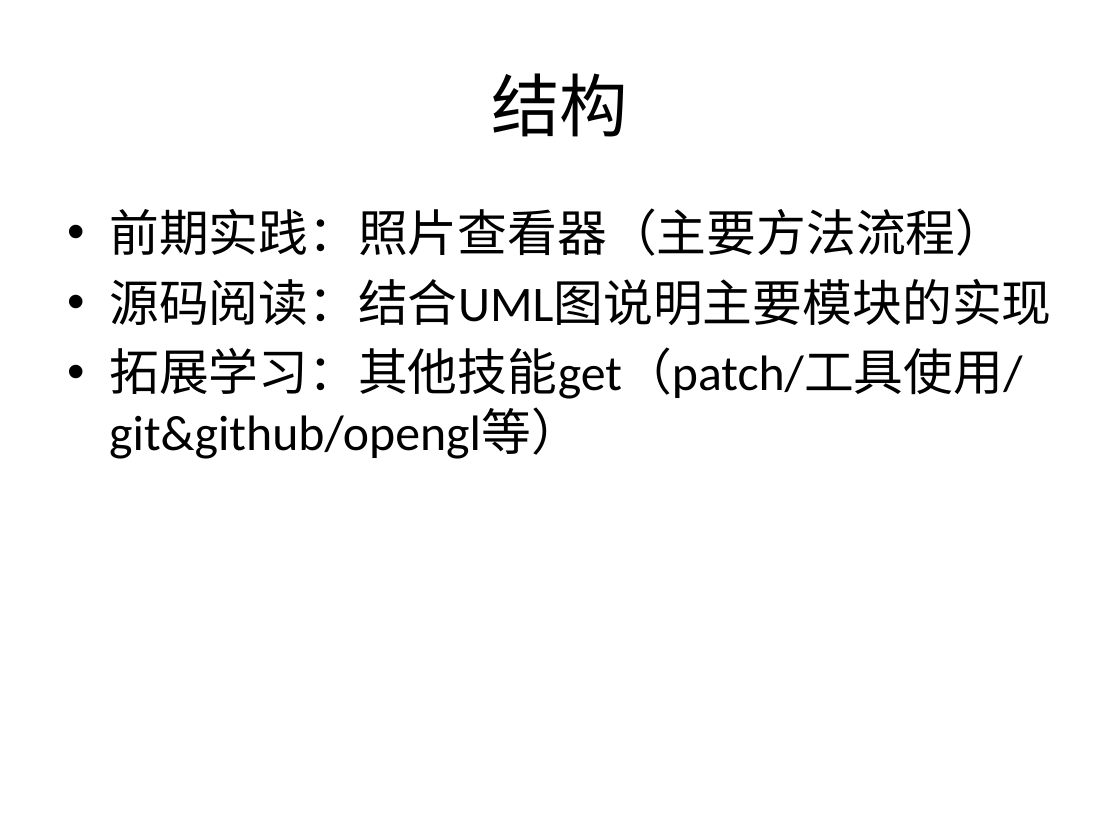
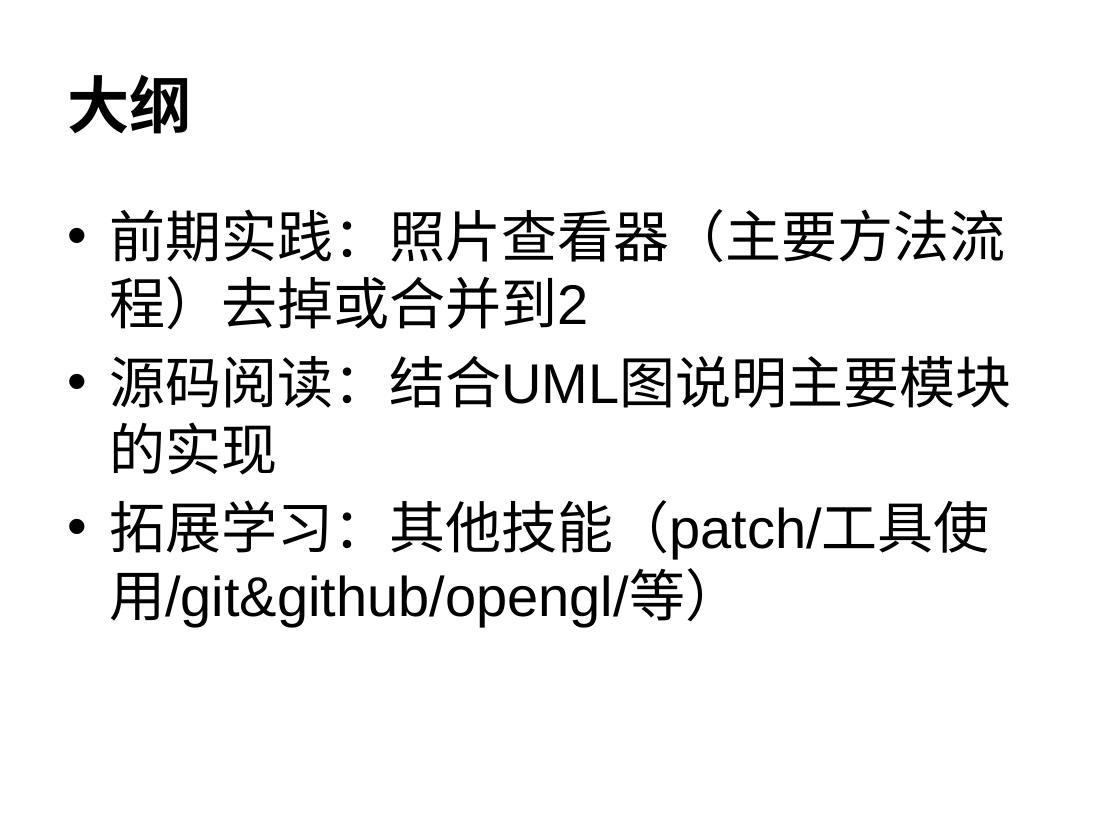
Before and after one commit to littlePunk/-, a slide deck: slide 2 of 11月25号答辩准备.pptx. Drawn at 1120x840 pixels with LibreOffice and Linux fonts; fonts in the diff are those of the drawing. Boxes give left, top, right and bottom in pixels: in the first picture for what was removed or moved away, otherwise in the second. Text is boxed around its words. In the diff, an @@ line names an element or a change of style, - is before the commit and + after.

Commit message:
update the ppt

```diff
--- a/11月25号答辩准备.pptx
+++ b/11月25号答辩准备.pptx
@@ title at (67,75,191,134): text changed; size 44 to 40 pt; font Calibri to Noto Sans CJK SC; bold on @@
-结构
+大纲
@@ text at (109,209,1005,329): text changed; size 32 to 36 pt; font Calibri to Arial @@
-• 前期实践：照片查看器（主要方法流程）
+• 前期实践：照片查看器（主要方法流程）去掉或合并到2
@@ text at (109,356,1011,408): size 32 to 36 pt, font Calibri to Arial in "源码阅读：结合UML图说明主要模块的实现" @@
@@ text at (109,500,990,628): text changed; size 32 to 36 pt; font Calibri to Arial @@
-• 拓展学习：其他技能get（patch/工具使用/git&github/opengl等）
+• 拓展学习：其他技能（patch/工具使用/git&github/opengl/等）
```
Also in this commit, not shown: 1 other slide changed, 9 slides added, 17 other files.
